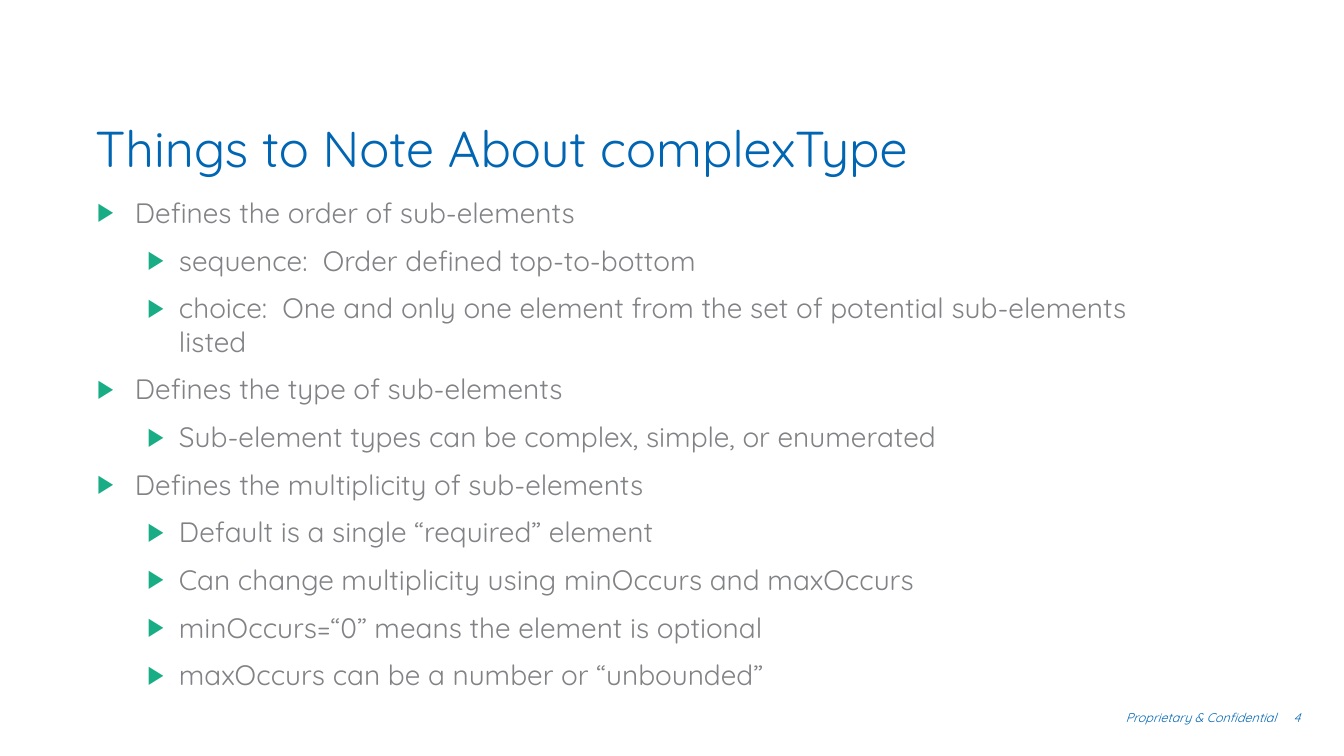
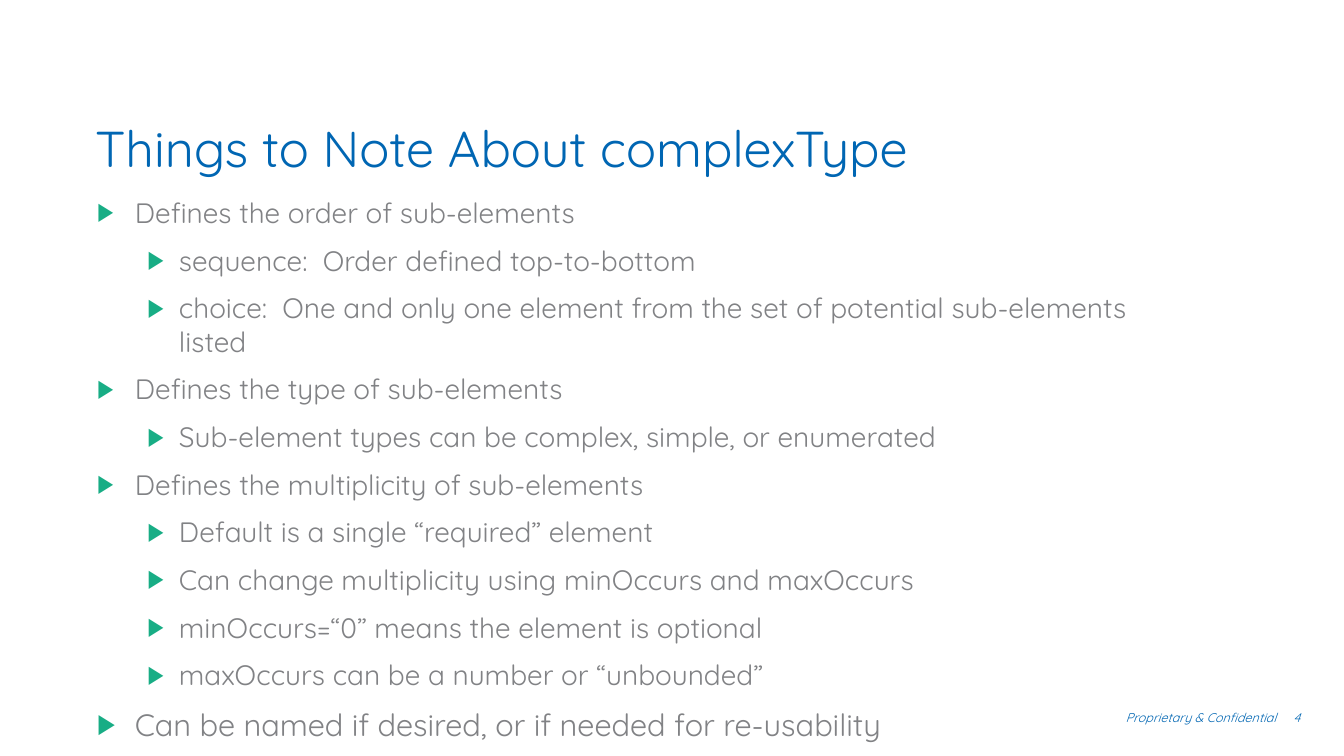
Before and after one commit to NAUPAIII/NAUPA-III-Schema, a slide deck: slide 4 of NAUPA-3-XML-Schema.pptx. Drawn at 1344x756 pixels with LibreOffice and Linux fonts; fonts in the diff are those of the drawing; background and template pictures are left out. Boxes give left, top, right and bottom in pixels: in the first picture for what was removed or moved away, otherwise in the second. Text is boxed around its words. In the diff, an @@ line names an element or a change of style, - is before the commit and + after.

```diff
--- a/NAUPA-3-XML-Schema.pptx
+++ b/NAUPA-3-XML-Schema.pptx
@@ text at [135,713,880,742]: paragraph added @@
+▶ Can be named if desired, or if needed for re-usability
```
Also in this commit, not shown: 10 other files.
